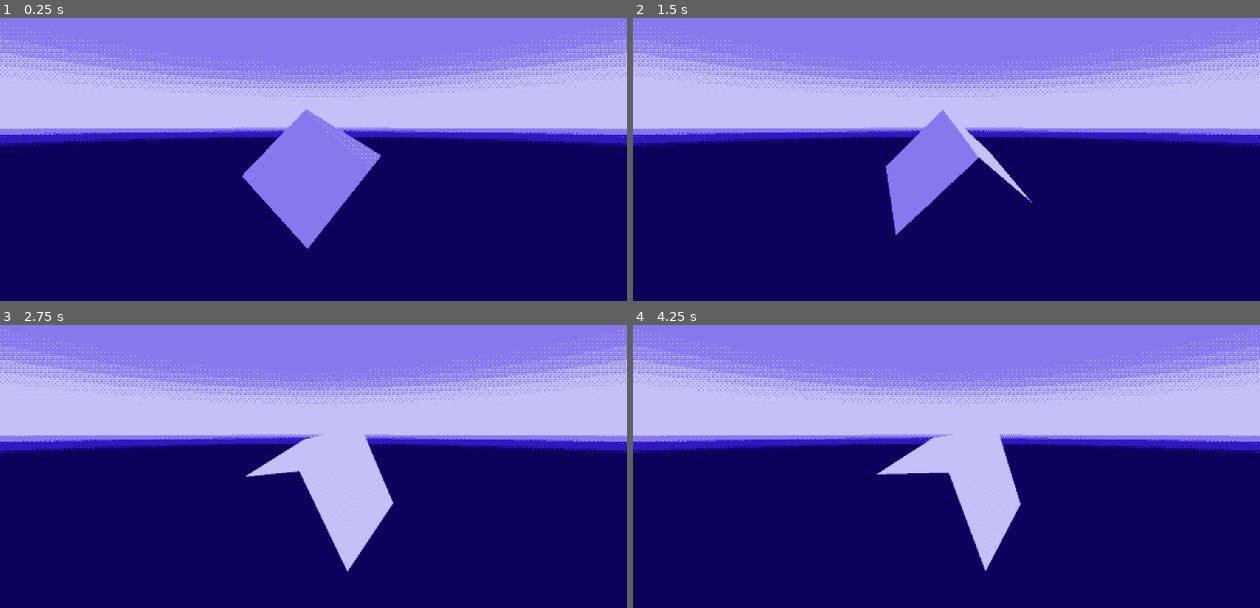
Above: before the commit, frames 1-4 (two rows, left to right).
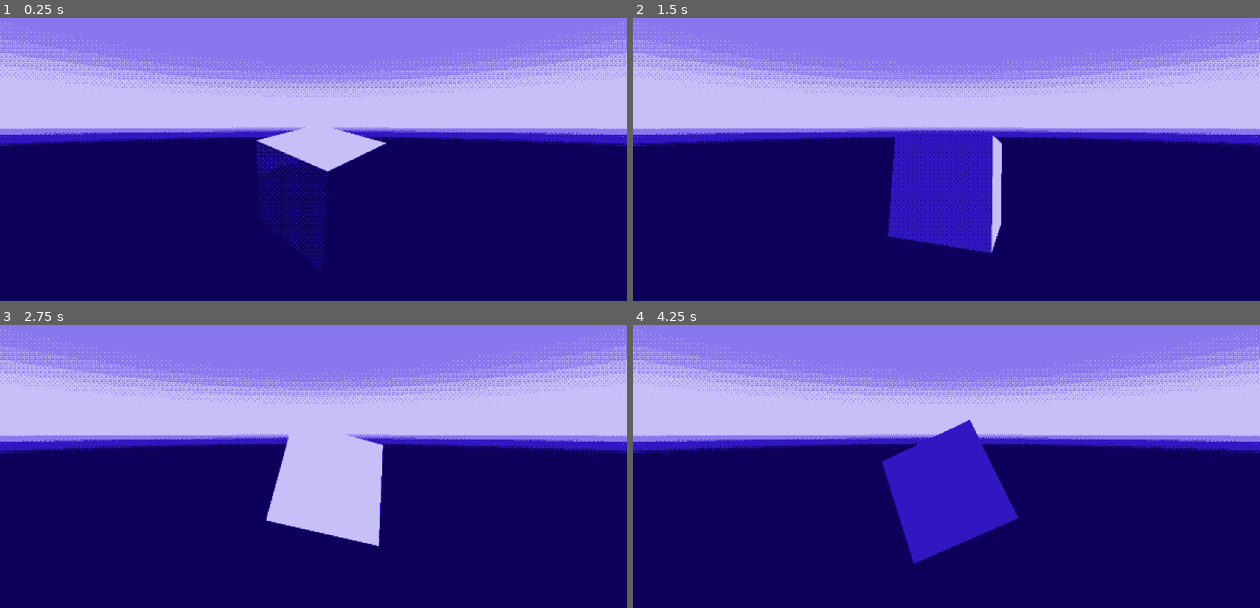
Above: after the commit, the same moments.

Repository: Merrick-McLean/GameOff13
Game: Godot game, scene res://scenes/dither_test.tscn
Same seed, same stepped clock (60 frames per second), same inputs: the game is played once before the commit and once after it.
Inputs:
- Up to frame 1 (0.25 s): no input
- Up to frame 2 (1.5 s): no input
- Up to frame 3 (2.75 s): no input
- Up to frame 4 (4.25 s): tap F3 (debug_enable, bound only after the commit) at 4.15 s

The runs differ from the first frame. In frame 1, 5.9% of the frame differs, in the area x 38-62%, y 32-89%; in frame 2, 7.1%; in frame 3, 2.6%; in frame 4, 7.6%, in the area x 38-62%, y 33-88%.

Commit message:
settings and debug

Diff:
--- /dev/null
+++ b/project/default_bus_layout.tres
@@ -0,0 +1,15 @@
+[gd_resource type="AudioBusLayout" format=3 uid="uid://c5nmq2ecu8g35"]
+
+[resource]
+bus/1/name = &"Music"
+bus/1/solo = false
+bus/1/mute = false
+bus/1/bypass_fx = false
+bus/1/volume_db = 0.0
+bus/1/send = &"Master"
+bus/2/name = &"SFX"
+bus/2/solo = false
+bus/2/mute = false
+bus/2/bypass_fx = false
+bus/2/volume_db = 0.0
+bus/2/send = &"Master"
--- a/project/project.godot
+++ b/project/project.godot
@@ -15,9 +15,32 @@
 config/features=PackedStringArray("4.3", "Forward Plus")
 config/icon="res://sprites/icon.svg"
 
+[autoload]
+
+Debug="*res://singletons/debug.gd"
+Settings="*res://singletons/settings.gd"
+
 [debug]
 
 file_logging/enable_file_logging=true
+gdscript/warnings/unused_parameter=0
 gdscript/warnings/untyped_declaration=1
-gdscript/warnings/inferred_declaration=1
 gdscript/warnings/return_value_discarded=1
+
+[input]
+
+debug_enable={
+"deadzone": 0.5,
+"events": [Object(InputEventKey,"resource_local_to_scene":false,"resource_name":"","device":-1,"window_id":0,"alt_pressed":false,"shift_pressed":false,"ctrl_pressed":false,"meta_pressed":false,"pressed":false,"keycode":0,"physical_keycode":4194334,"key_label":0,"unicode":0,"location":0,"echo":false,"script":null)
+]
+}
+debug_quit_game={
+"deadzone": 0.5,
+"events": [Object(InputEventKey,"resource_local_to_scene":false,"resource_name":"","device":-1,"window_id":0,"alt_pressed":false,"shift_pressed":false,"ctrl_pressed":false,"meta_pressed":false,"pressed":false,"keycode":0,"physical_keycode":81,"key_label":0,"unicode":113,"location":0,"echo":false,"script":null)
+]
+}
+toggle_fullscreen={
+"deadzone": 0.5,
+"events": [Object(InputEventKey,"resource_local_to_scene":false,"resource_name":"","device":-1,"window_id":0,"alt_pressed":false,"shift_pressed":false,"ctrl_pressed":false,"meta_pressed":false,"pressed":false,"keycode":0,"physical_keycode":4194342,"key_label":0,"unicode":0,"location":0,"echo":false,"script":null)
+]
+}
--- a/project/scenes/dither_test.tscn
+++ b/project/scenes/dither_test.tscn
@@ -44,7 +44,7 @@
 [node name="Node3D" type="Node3D" parent="SubViewport"]
 
 [node name="CSGBox3D" type="CSGBox3D" parent="SubViewport/Node3D"]
-transform = Transform3D(-0.00380966, -0.729884, -0.683561, -0.408879, -0.622676, 0.667152, -0.91258, 0.282036, -0.296062, 0, 0, 0)
+transform = Transform3D(-0.833185, -0.258844, -0.488674, 0.252581, -0.964254, 0.0801047, -0.491941, -0.0566878, 0.86878, 0, 0, 0)
 script = ExtResource("4_4bdqb")
 
 [node name="Camera3D" type="Camera3D" parent="SubViewport/Node3D"]
--- /dev/null
+++ b/project/singletons/debug.gd
@@ -0,0 +1,14 @@
+extends Node
+
+var can_be_enabled := OS.is_debug_build()
+var is_enabled := can_be_enabled :
+	set(new_value):
+		is_enabled = new_value and can_be_enabled
+		print("Debug Mode: " + ("Enabled" if is_enabled else "Disabled"))
+
+
+func _process(delta: float) -> void:
+	if Input.is_action_just_pressed("debug_enable"):
+		Settings.is_debug_enabled = !Settings.is_debug_enabled
+	if Input.is_action_just_pressed("debug_quit_game"):
+		get_tree().quit()
--- /dev/null
+++ b/project/singletons/settings.gd
@@ -0,0 +1,122 @@
+extends Node
+
+const DISK_PATH := "user://settings.json"
+const SETTINGS : Array[StringName] = [
+	&"is_in_fullscreen",
+	&"is_fullscreen_exclusive",
+	&"is_window_maximized",
+	&"is_music_muted",
+	&"are_sfx_muted",
+	&"is_debug_enabled",
+]
+
+var is_save_to_disk_queued := false
+
+#region Settings
+
+var is_in_fullscreen := false :
+	set(new_value):
+		if is_in_fullscreen == new_value: return
+		is_in_fullscreen = new_value
+		_update_window()
+
+var is_fullscreen_exclusive := true :
+	set(new_value):
+		if is_fullscreen_exclusive == new_value: return
+		is_fullscreen_exclusive = is_fullscreen_exclusive
+		_update_window()
+
+var is_window_maximized := false :
+	set(new_value):
+		if is_window_maximized == new_value: return
+		is_window_maximized = new_value
+		_update_window()
+
+var is_music_muted := false :
+	set(new_value):
+		is_music_muted = new_value
+		AudioServer.set_bus_mute(AudioServer.get_bus_index(&"Music"), is_music_muted)
+		queue_save_to_disk()
+
+var are_sfx_muted := false :
+	set(new_value):
+		are_sfx_muted = new_value
+		AudioServer.set_bus_mute(AudioServer.get_bus_index(&"SFX"), are_sfx_muted)
+		queue_save_to_disk()
+
+var is_debug_enabled := false :
+	set(new_value):
+		Debug.is_enabled = new_value
+		queue_save_to_disk()
+	get:
+		return Debug.is_enabled
+
+#endregion
+
+func _ready() -> void:
+	for setting_name in SETTINGS:
+		assert(get(setting_name) != null)
+	load_from_disk()
+
+
+func _process(delta: float) -> void:
+	if Input.is_action_just_pressed(&"toggle_fullscreen"):
+		is_in_fullscreen = !is_in_fullscreen
+	if DisplayServer.window_get_mode(0) == DisplayServer.WINDOW_MODE_WINDOWED:
+		is_window_maximized = false
+	if DisplayServer.window_get_mode(0) == DisplayServer.WINDOW_MODE_MAXIMIZED:
+		is_window_maximized = true
+	if DisplayServer.window_get_mode(0) == DisplayServer.WINDOW_MODE_EXCLUSIVE_FULLSCREEN:
+		is_in_fullscreen = true
+		is_fullscreen_exclusive = true
+	if DisplayServer.window_get_mode(0) == DisplayServer.WINDOW_MODE_FULLSCREEN:
+		is_in_fullscreen = true
+		is_fullscreen_exclusive = false
+
+
+	if is_save_to_disk_queued:
+		save_to_disk()
+
+#region Saving to Disk
+
+func load_from_disk() -> void:
+	var settings_on_disk := JSONUtils.load_json(DISK_PATH)
+
+	for setting_name: StringName in SETTINGS:
+		if setting_name in settings_on_disk:
+			set(setting_name, settings_on_disk.get(setting_name))
+		else:
+			push_warning("Setting value not found on disk for " + setting_name + ". Using default value.")
+
+
+func queue_save_to_disk() -> void:
+	is_save_to_disk_queued = true
+
+
+func save_to_disk() -> void:
+	is_save_to_disk_queued = false
+
+	var json := {}
+
+	for setting_name: StringName in SETTINGS:
+		json[setting_name] = get(setting_name)
+
+	var was_successful := JSONUtils.save_json(DISK_PATH, json)
+
+	if not was_successful:
+		push_warning("Failed to save settings to disk!")
+
+#endregion
+
+func _update_window() -> void:
+	queue_save_to_disk()
+	if is_in_fullscreen:
+		if is_fullscreen_exclusive:
+			DisplayServer.window_set_mode(DisplayServer.WINDOW_MODE_EXCLUSIVE_FULLSCREEN)
+		else:
+			DisplayServer.window_set_mode(DisplayServer.WINDOW_MODE_FULLSCREEN)
+	else:
+		if is_window_maximized:
+			DisplayServer.window_set_mode(DisplayServer.WINDOW_MODE_MAXIMIZED)
+		else:
+			DisplayServer.window_set_mode(DisplayServer.WINDOW_MODE_WINDOWED)
